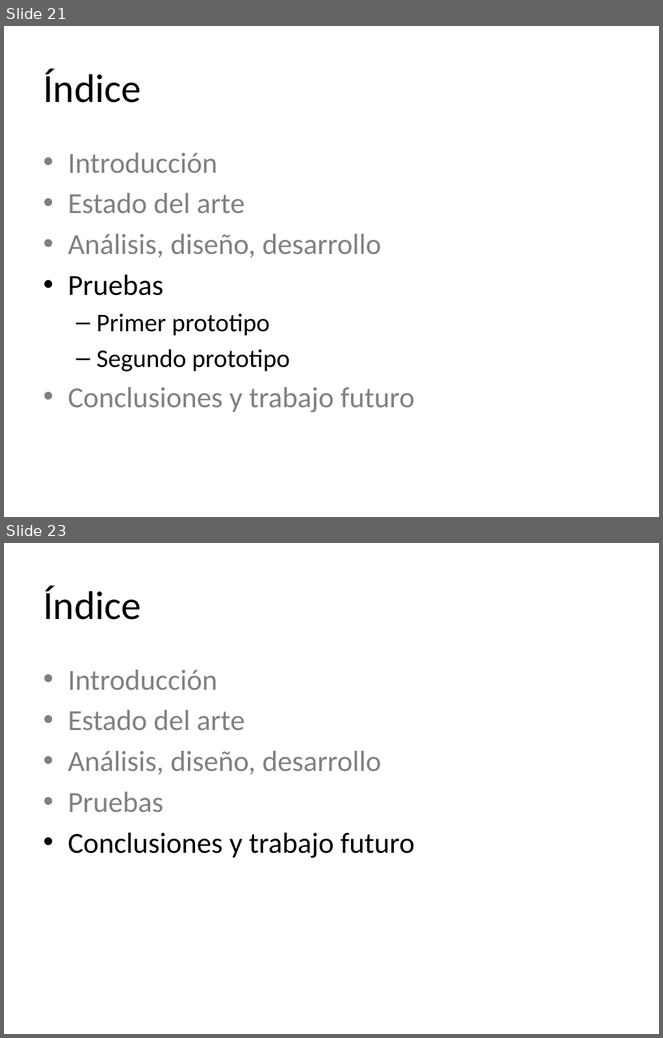
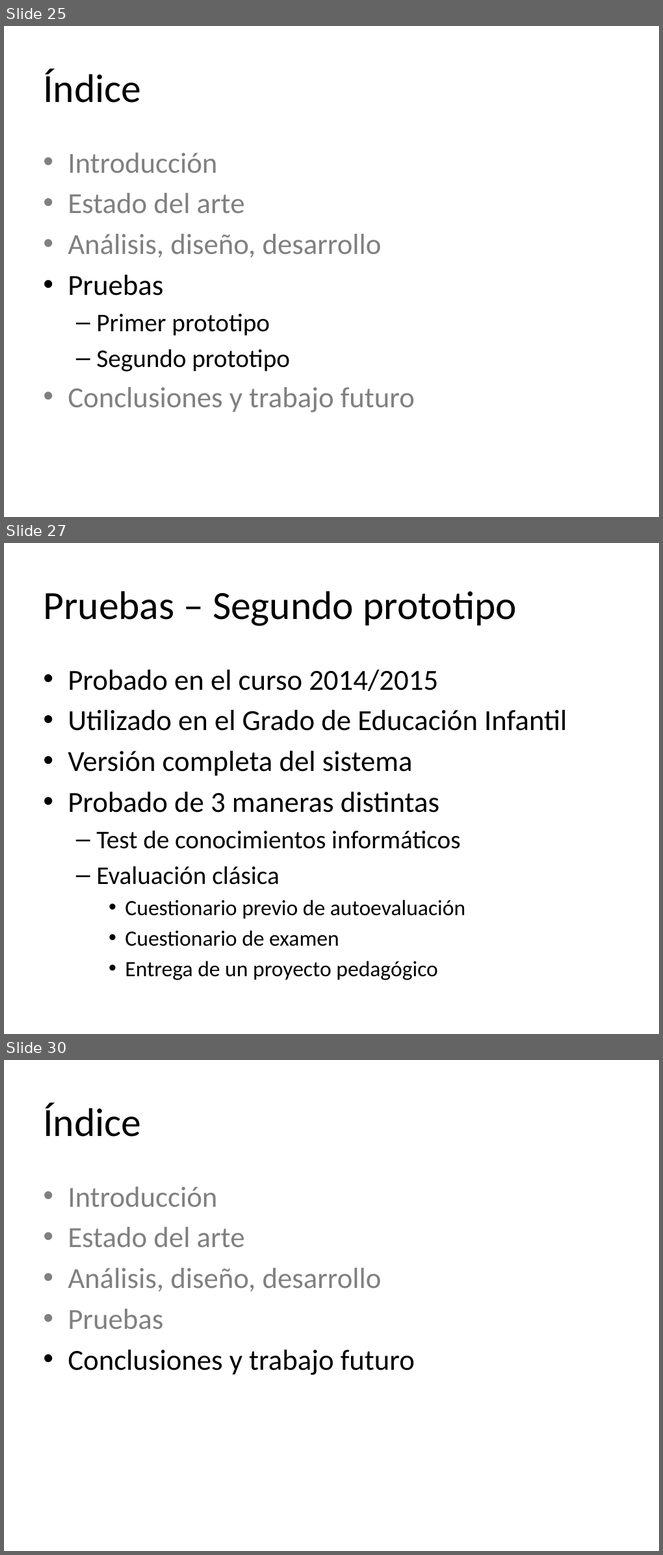
Before and after one commit to molins/TFG, a slide deck: presentacion/TFG.pptx. Shown one above the other, each under a label of ours: slides 21 and 23 before the commit, slides 25, 27 and 30 after it; the slides between them are not shown. The pictures are 663x1038 and 663x1555 pixels, drawn with LibreOffice and Linux fonts; fonts in the diff are those of the drawing. Boxes give left, top, right and bottom in pixels: in the first picture for what was removed or moved away, otherwise in the second. Text is boxed around its words. In the diff, an @@ line names an element or a change of style, - is before the commit and + after.

Commit message:
Primera versión tentativa

```diff
--- a/presentacion/TFG.pptx
+++ b/presentacion/TFG.pptx
@@ slide 27 added at <box>4,543,659,1034</box>, background #FFFFFF @@
@@ title added at <box>43,591,517,626</box>, 44 pt, text #000000 @@
+Pruebas – Segundo prototipo
@@ text added at <box>68,670,567,980</box>, 32 pt, text #000000 @@
+• Probado en el curso 2014/2015
+• Utilizado en el Grado de Educación Infantil
+• Versión completa del sistema
+• Probado de 3 maneras distintas
+  – Test de conocimientos informáticos
+  – Evaluación clásica
+    • Cuestionario previo de autoevaluación
+    • Cuestionario de examen
+    • Entrega de un proyecto pedagógico
@@ what was slide 21 is now slide 25 @@
@@ what was slide 23 is now slide 30 @@
```
Also in this commit, not shown: 4 slides changed, 12 other slides added, 5 slides removed.
